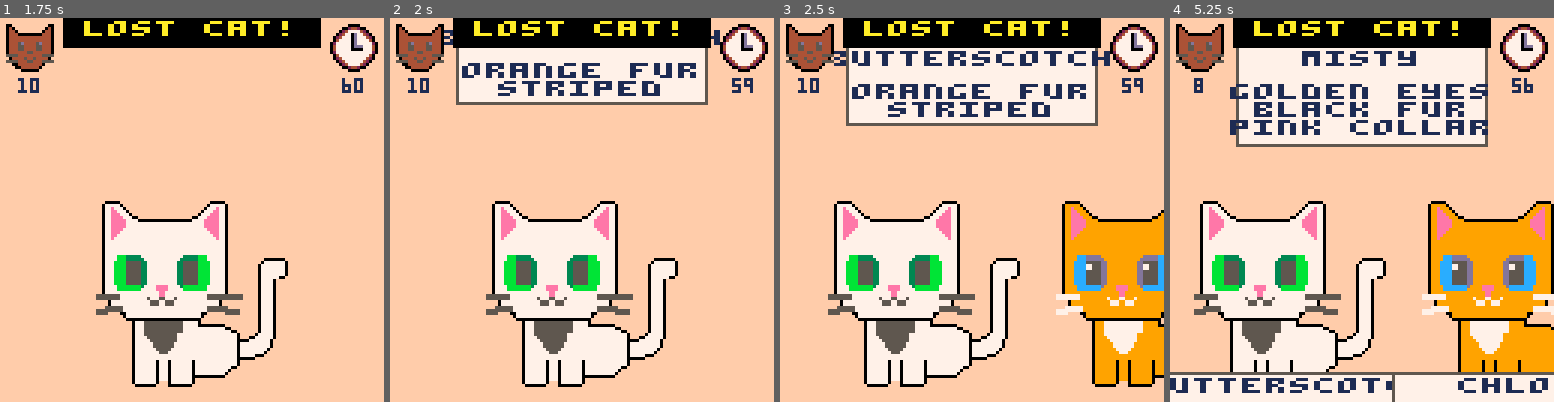
Above: before the commit, frames 1-4 (left to right).
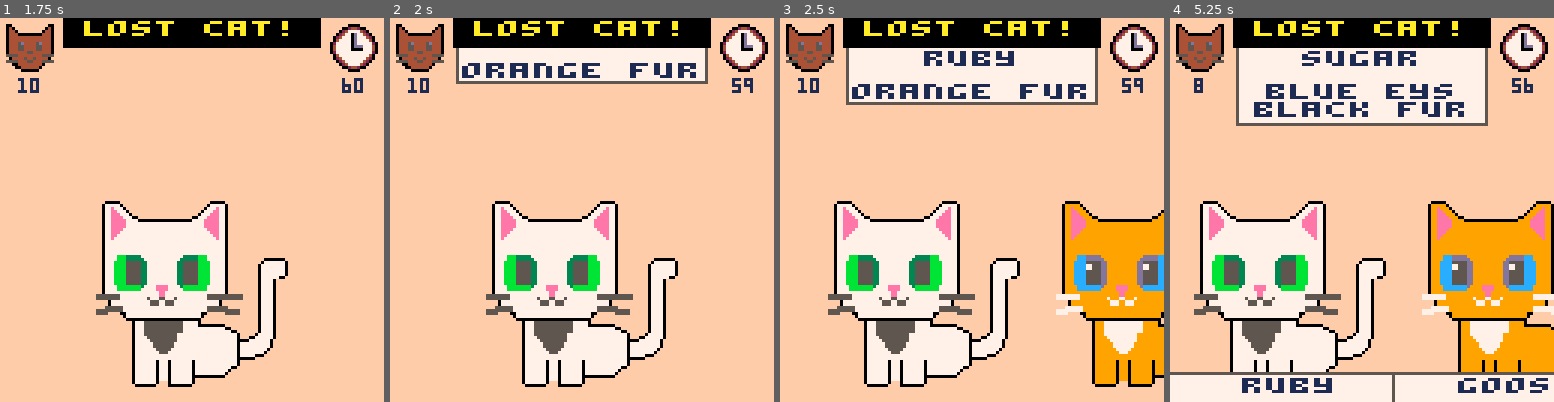
Above: after the commit, the same moments.

Repository: pcal43/pico8-papurrs-please
Game: PICO-8 cartridge pico8-home/carts/lost-cats.p8
Same seed, same stepped clock (60 frames per second), same inputs: the game is played once before the commit and once after it.
Inputs:
- Up to frame 1 (1.75 s): tap X (X key) at 0.33, 1.07 s; tap O (Z key) at 0.7, 1.7 s; hold Right from 1.6 s (still down)
- Up to frame 2 (2 s): keep holding Right; tap X (X key) at 1.85 s
- Up to frame 3 (2.5 s): release Right at 2.1 s; tap O (Z key) at 2.1 s; hold Right from 2.47 s (still down)
- Up to frame 4 (5.25 s): tap O (Z key) every 0.4 s from 2.5 to 4.9 s; tap X (X key) at 2.97, 4.08, 5.2 s; release Right at 3.03 s; hold Left 3.08-3.58 s; hold Right 4.02-4.68 s; hold Left from 5.08 s (still down)

Frame 1 is identical in both runs. In frame 2, 4.2% of the frame differs, in the area x 14-86%, y 3-23%; in frame 3, 5.2%; in frame 4, 7.0%, in the area x 0-99%, y 8-98%.

Commit message:
checkpoint

Diff:
--- a/pico8-home/carts/lost-cats.p8
+++ b/pico8-home/carts/lost-cats.p8
@@ -33,20 +33,20 @@
 
 __gfx__
 fff00000ffffffffffffffffffffffffffffff00000fffffffffffffffffffff00ffffffffffff00ffffff0000ffffff00000000000000000000000000000000
-ff0111110ffffffffffffffffffffffffffff0111110ffffffffffffffffffff040ffffffffff040ffff00244200ffff00000000000000000000000000000000
-ff011e1110ffffffffffffffffffffffffff0111e110ffffffffffffffffffff0440ffffffff0440fff0247777420fff00000000000000000000000000000000
-ff011ee1110ffffffffffffffffffffffff0111ee110ffffffffffffffffffff0444000000004440ff024770d77420ff00000000000000000000000000000000
-ff011eee1110ffffffffffffffffffffff0111eee110ffffffffffffffffffff0444444444444440f0247770d777420f00000000000000000000000000000000
-ff011eeee11100ffffffffffffffffff00111eeee110ffffffffffffffffffff0444444444444440f0477770d777740f00000000000000000000000000000000
-ff011eeeee11110000000000000000001111eeeee110ffffffffffffffffffff04445d44445d444002777770d777772000000000000000000000000000000000
-ff011eeeee11111111111111111111111111eeeee110ffffffffffffffffffff044455444455444004777770ddd7774000000000000000000000000000000000
-ff011eeeee11111111111111111111111111eeeee110ffffffffffffffffffff0444554444554440047777700007774000000000000000000000000000000000
-ff011eeee1111111111111111111111111111eeee110ffffffffffffffffffff0444444554444440027777777777772000000000000000000000000000000000
-ff011eee111111111111111111111111111111eee110ffffffffffffffffffff5555444444445555f04777777777740f00000000000000000000000000000000
-ff011ee11111111111111111111111111111111ee110fffffffffffffffffffff04444544544440ff02477777777420f00000000000000000000000000000000
-ff011e1111111111111111111111111111111111e110ffffffffffffffffffff5555444554445555ff024777777420ff00000000000000000000000000000000
-ff011111111111111111111111111111111111111110ffffffffffffffffffffff00444444440ffffff0247777420fff00000000000000000000000000000000
-ff011111111111111111111111111111111111111110fffffffffffffffffffffff004444440ffffffff00244200ffff00000000000000000000000000000000
+ff0111110ffffffffffffffffffffffffffff0111110ffffffffffffffffffff040ffffffffff040ffff00244200ffff00000000000000000000000000008000
+ff011e1110ffffffffffffffffffffffffff0111e110ffffffffffffffffffff0440ffffffff0440fff0247777420fff00000000000000000080000000088800
+ff011ee1110ffffffffffffffffffffffff0111ee110ffffffffffffffffffff0444000000004440ff024770d77420ff00000000000000000888000000888800
+ff011eee1110ffffffffffffffffffffff0111eee110ffffffffffffffffffff0444444444444440f0247770d777420f0000000000000b000088800008888000
+ff011eeee11100ffffffffffffffffff00111eeee110ffffffffffffffffffff0444444444444440f0477770d777740f000000000000bb000008880008880000
+ff011eeeee11110000000000000000001111eeeee110ffffffffffffffffffff04445d44445d444002777770d777772000000000000bbb000000888088800000
+ff011eeeee11111111111111111111111111eeeee110ffffffffffffffffffff044455444455444004777770ddd777400000b00000bbbb000000088888800000
+ff011eeeee11111111111111111111111111eeeee110ffffffffffffffffffff04445544445544400477777000077740000bbb000bbbbb000000888888800000
+ff011eeee1111111111111111111111111111eeee110ffffffffffffffffffff04444445544444400277777777777720000bbbb0bbbbb0000008888008880000
+ff011eee111111111111111111111111111111eee110ffffffffffffffffffff5555444444445555f04777777777740f0000bbbbbbbb00000008880000888000
+ff011ee11111111111111111111111111111111ee110fffffffffffffffffffff04444544544440ff02477777777420f00000bbbbbb000000088800000088800
+ff011e1111111111111111111111111111111111e110ffffffffffffffffffff5555444554445555ff024777777420ff000000bbbb0000000088000000008880
+ff011111111111111111111111111111111111111110ffffffffffffffffffffff00444444440ffffff0247777420fff0000000bb00000000880000000000088
+ff011111111111111111111111111111111111111110fffffffffffffffffffffff004444440ffffffff00244200ffff00000000000000008800000000000000
 ff011111111111111111111111111111111111111110fffffffffffffffffffffffff000000fffffffffff0000ffffff00000000000000000000000000000000
 ff011111111111111111111111111111111111111110ffffffffffffffffffff0000000000000000000000000000000000000000000000000000000000000000
 ff011111111111111111111111111111111111111110ffffffffffffffffffff0000000000000000000000000000000000000000000000000000000000000000
--- a/pico8-home/carts/src/Cat.lua
+++ b/pico8-home/carts/src/Cat.lua
@@ -35,6 +35,7 @@
     self.traits = requireNonNil(traits)
     self.poster = nil
     self.x = SCREEN_WIDTH / 2
+    self.adornmentSpriteId = nil
 
     function self.update()
         if self.poster then
@@ -46,9 +47,14 @@
     function self.draw()
         requireNonNil(traits)
         self.catTemplate.draw(self.x, CAT_Y_POS, traits)
+        if self.adornmentSpriteId then
+            spr(self.adornmentSpriteId, self.x - 8, CAT_Y_POS - 63 - 16, 2, 2)
+        end
         if self.poster then
             self.poster.draw()
         end
+
+
     end
 
     return self
--- a/pico8-home/carts/src/GameScreen.lua
+++ b/pico8-home/carts/src/GameScreen.lua
@@ -23,7 +23,7 @@
     self.catList = {}
     self.catListSize = 10
 
-    self.posters = generate_posters(10)
+    self.posters = generate_posters(10, 1, 2)
 
     for i=1,self.catListSize do
         local fidx = ((i - 1) % #TraitValues[FUR_COLOR]) + 1
@@ -208,19 +208,28 @@
         end
     end
 
-
     function self.update_checking()
         if self.scrollPos == self.targetPos then -- dont do anything yet if we're still scrolling to the next cat
             local cat = self.catList[self.scrollPos]
-            if cat.poster then
-                if cat.poster.targetY > POSTER_TOP_DISPLAY_POS then
+            local poster = cat.poster
+            if poster then
+                if poster.targetY > POSTER_TOP_DISPLAY_POS then
                     -- the first time we see the it, its poster will be at the bottom.  start moving it up
-                    cat.poster.targetY = POSTER_TOP_DISPLAY_POS
-                elseif cat.poster.y <= cat.poster.targetY then
+                    poster.targetY = POSTER_TOP_DISPLAY_POS
+                elseif poster.y <= poster.targetY then
                     -- otherwise, we wait for it to move to the target.  when it gets there...
-                    local pronoun = cat.poster.isFemale and "her" or "him"
+                    local pronoun = poster.isFemale and "her" or "him"
                     self.message = "is this "..pronoun.."?"
-                    self.targetPos += 1
+                    if poster.isMatch(cat.traits) then
+                        cat.adornmentSpriteId = MATCH_ICON
+                    else
+                        cat.adornmentSpriteId = BAD_MATCH_ICON
+                    end
+                    if self.targetPos < #self.catList then
+                        self.targetPos += 1
+                    else
+                        self.state = CHECKING_DONE
+                    end
                 end
             else
             end
--- a/pico8-home/carts/src/Global.lua
+++ b/pico8-home/carts/src/Global.lua
@@ -36,12 +36,14 @@
 TRAIT_SPACING = 1
 
 FUR_COLOR = 1
-FUR_PATTERN = 2
-EYE_COLOR = 3
+EYE_COLOR = 2
+FUR_PATTERN = 3
 EAR_COLOR = 4
 COLLAR = 5
-TRAIT_TYPE_COUNT = 5
+TRAIT_TYPE_COUNT = 2 -- FIXME
 
+MATCH_ICON = 12
+BAD_MATCH_ICON = 14
 
 
 
@@ -58,3 +60,28 @@
     local wide_text = "\^w"..text
     print(wide_text, x, y, color or 1, true)
 end
+
+function get_unique_integers(count, minValue, maxValue)
+  local pool = {}
+  local results = {}
+
+  -- 1. fill the pool with all possible numbers
+  for i=minValue,maxValue do
+    add(pool, i)
+  end
+
+  -- 2. pick 'count' numbers from the pool
+  for i=1,count do
+    -- pick a random index based on current pool size
+    local idx = flr(rnd(#pool)) + 1
+
+    -- add the value at that index to our results
+    local val = pool[idx]
+    add(results, val)
+
+    -- remove it from the pool so it can't be picked again
+    del(pool, val)
+  end
+
+  return results
+end
--- a/pico8-home/carts/src/Poster.lua
+++ b/pico8-home/carts/src/Poster.lua
@@ -49,23 +49,36 @@
         end
     end
 
+    -- return true if all of the traits in this Lost Cat Poster are satisfied by all of the
+    -- traits in the given traits array.  Specifically, this is true if and only if there is
+    -- no TraitKey 'x' such that self.traits[x] does not equal traits[x]
+    function self.isMatch(traits)
+        for trait_key, trait_value in pairs(self.traits) do
+            if traits[trait_key] != trait_value then
+                return false
+            end
+        end
+        return true
+    end
+
 
     return self
 end
 
 -- Returns a list of n Poster objects.  Every poster will be for a cat with a unique name.
 function generate_posters(count, minTraits, maxTraits)
-    minTraits = minTraits or 2
-    maxTraits = maxTraits or 4
+  printh("IN")
+    minTraits = requireNonNil(minTraits)
+    maxTraits = requireNonNil(maxTraits)
 
     local posters = {}
     -- Get n unique integers to use as indices for cat names
-    local name_indeces = get_unique_integers(count, CAT_NAME_COUNT)
+    local name_indeces = get_unique_integers(count, 1, CAT_NAME_COUNT)
     for i = 1, count do
         -- determine how many traits this poster should have
         local numTraits = minTraits + flr(rnd(maxTraits - minTraits + 1))
         -- select random trait keys
-        local traitKeys = get_unique_integers(numTraits, TRAIT_TYPE_COUNT)
+        local traitKeys = get_unique_integers(numTraits, 1, TRAIT_TYPE_COUNT)
         -- build traits array
         local traits = {}
         for j = 1, #traitKeys do
@@ -81,7 +94,7 @@
         local name = requireNonNil(get_cat_name(name_indeces[i]), "nil cat name returned ("..name_indeces[i]..")")
         add(posters, Poster.new(name, name_indeces[i] < CAT_NAME_FIRST_MALE, traits))
     end
-
+      printh("OUT")
     return posters
 end
 
@@ -108,29 +121,3 @@
   end
   return nil
 end
-
--- Return a list of n unique integers, the maximium value of which is maxValue
-function get_unique_integers(n, maxValue)
-  local pool = {}
-  local results = {}
-
-  -- 1. fill the pool with all possible numbers
-  for i=1,maxValue do
-    add(pool, i)
-  end
-
-  -- 2. pick 'n' numbers from the pool
-  for i=1,n do
-    -- pick a random index based on current pool size
-    local idx = flr(rnd(#pool)) + 1
-
-    -- add the value at that index to our results
-    local val = pool[idx]
-    add(results, val)
-
-    -- remove it from the pool so it can't be picked again
-    del(pool, val)
-  end
-
-  return results
-end
--- a/pico8-home/carts/src/Traits.lua
+++ b/pico8-home/carts/src/Traits.lua
@@ -1,11 +1,3 @@
-
-
-FUR_COLOR = 1
-FUR_PATTERN = 2
-EYE_COLOR = 3
-EAR_COLOR = 4
-COLLAR = 5
-TRAIT_TYPE_COUNT = 5
 
 
 
@@ -118,7 +110,6 @@
 }
 
 
-
 -- Cat names stored as comma-delimited string to save tokens
 CAT_NAMES = "angel,apollo,ash,athena,aurora,baby,bailey,bambi,bandit,bear,bella,blaze,boo,boots,buddy,butterball,butter …(1135 unchanged characters)…
 
@@ -139,29 +130,3 @@
 
   return nil
 end
-
-
-function get_unique(count, maxValue)
-  local pool = {}
-  local results = {}
-
-  -- 1. fill the pool with all possible numbers
-  for i=1,maxValue do
-    add(pool, i)
-  end
-
-  -- 2. pick 'count' numbers from the pool
-  for i=1,count do
-    -- pick a random index based on current pool size
-    local idx = flr(rnd(#pool)) + 1
-
-    -- add the value at that index to our results
-    local val = pool[idx]
-    add(results, val)
-
-    -- remove it from the pool so it can't be picked again
-    del(pool, val)
-  end
-
-  return results
-end
